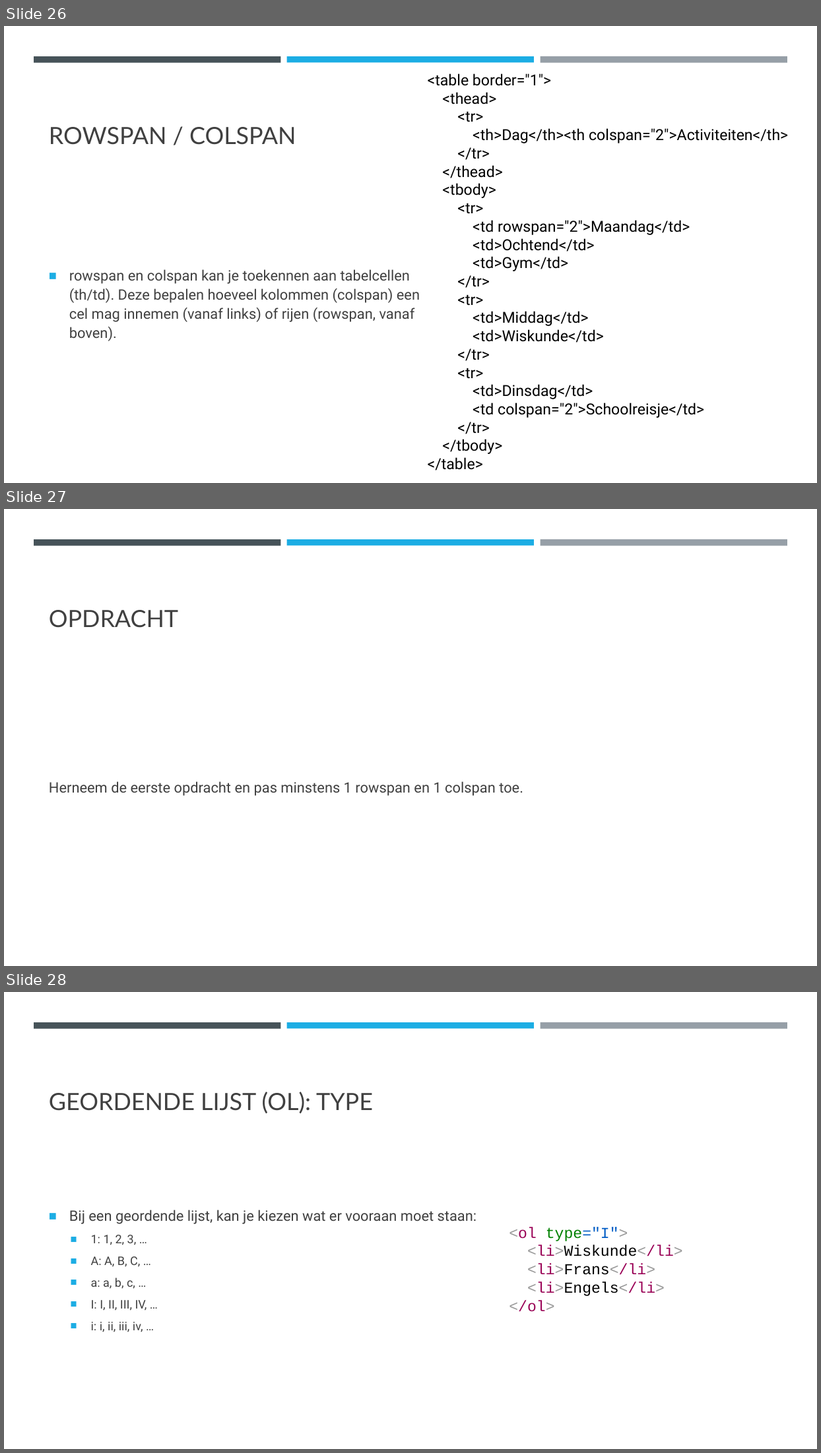
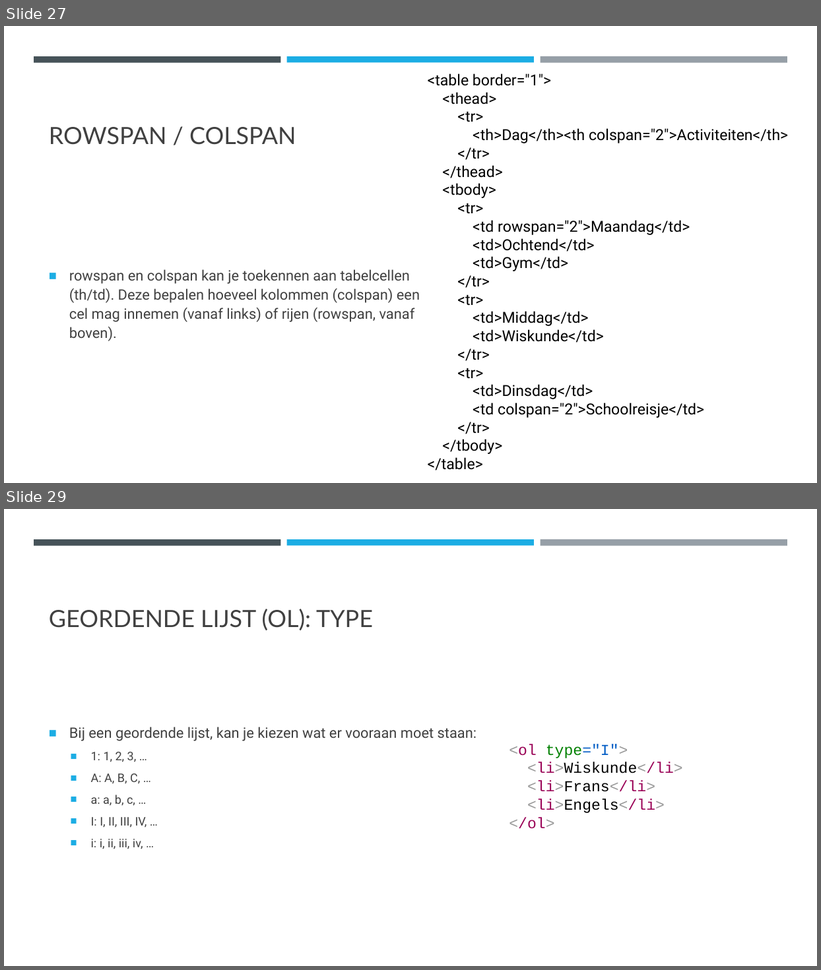
Before and after one commit to DhrLeroy/Webdesign, a slide deck: Webdesign.pptx. Shown one above the other, each under a label of ours: slides 26, 27 and 28 before the commit, slides 27 and 29 after it; the slides between them are not shown. The pictures are 821x1453 and 821x970 pixels, drawn with LibreOffice and Linux fonts; fonts in the diff are those of the drawing. Boxes give left, top, right and bottom in pixels: in the first picture for what was removed or moved away, otherwise in the second. Text is boxed around its words. In the diff, an @@ line names an element or a change of style, - is before the commit and + after.

```diff
--- a/Webdesign.pptx
+++ b/Webdesign.pptx
@@ slide 27 removed at <box>4,509,817,966</box>, background #FFFFFF; not listed: 3 template elements that a slide beside it also shows @@
@@ title removed at <box>49,610,178,628</box> @@
-OPDRACHT
@@ text removed at <box>49,782,523,796</box> @@
-Herneem de eerste opdracht en pas minstens 1 rowspan en 1 colspan toe.
@@ what was slide 26 is now slide 27 @@
@@ what was slide 28 is now slide 29 @@
```
Also in this commit, not shown: 6 slides changed, 2 slides added, 30 other files.
